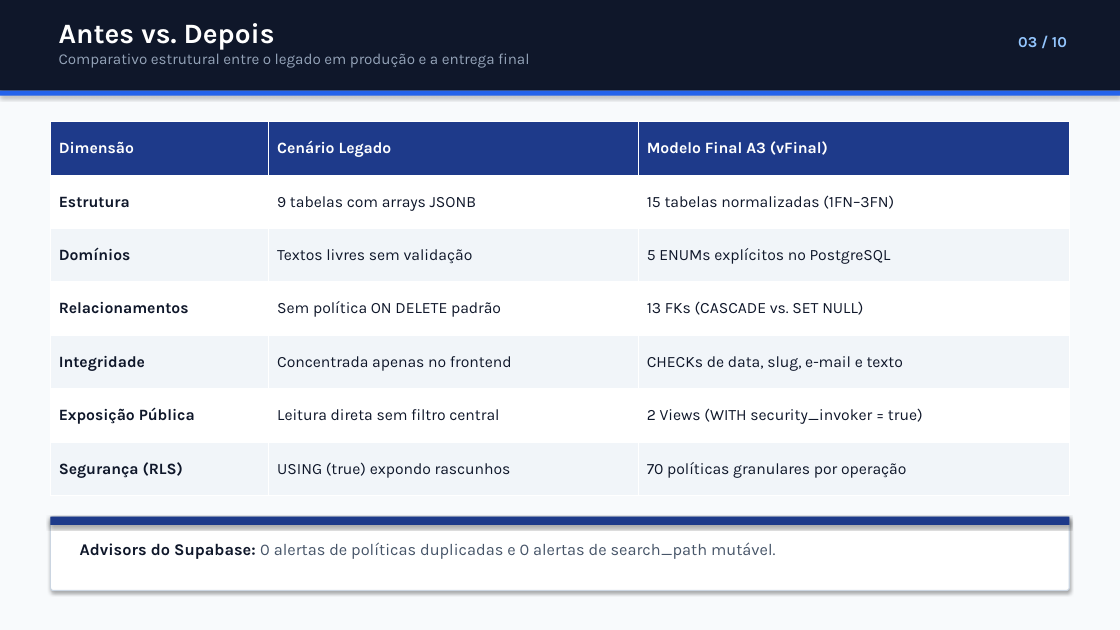
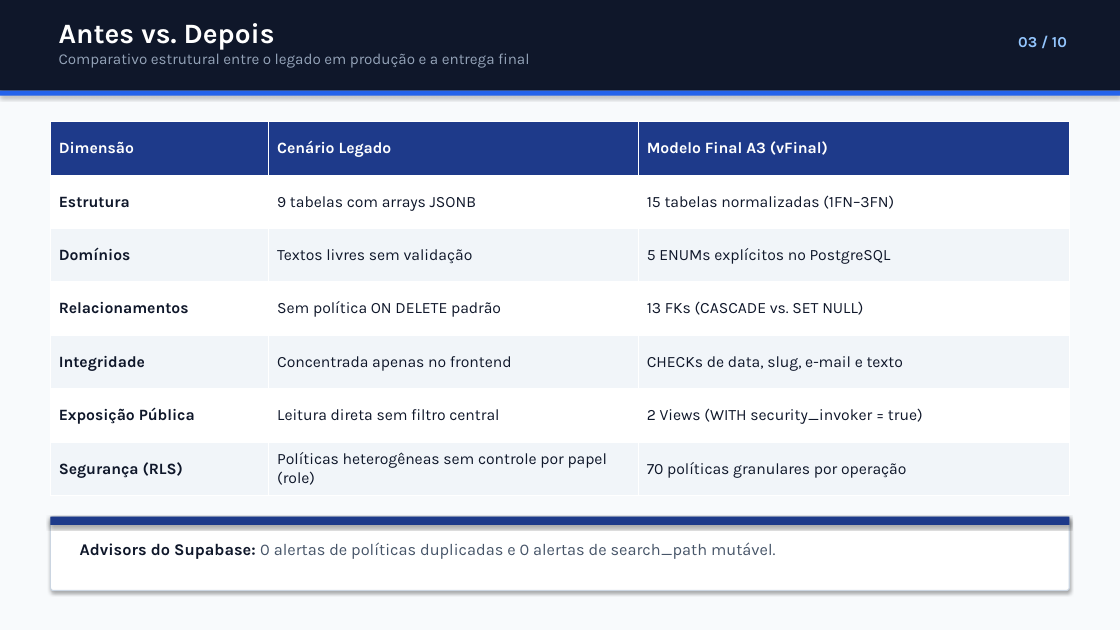
Before and after one commit to jefheee/a3-banco-dados-benonivio, a slide deck: slide 3 of 03_apresentacao/Apresentacao_A3_Portal_Escolar.pptx. Drawn at 1120x630 pixels with LibreOffice and Linux fonts; fonts in the diff are those of the drawing. Boxes give left, top, right and bottom in pixels: in the first picture for what was removed or moved away, otherwise in the second. Text is boxed around its words. In the diff, an @@ line names an element or a change of style, - is before the commit and + after.

```diff
--- a/03_apresentacao/Apresentacao_A3_Portal_Escolar.pptx
+++ b/03_apresentacao/Apresentacao_A3_Portal_Escolar.pptx
@@ table at (50,122,1070,496) @@
-row 7, column 2: USING (true) expondo rascunhos
+row 7, column 2: Políticas heterogêneas sem controle por papel (role)
```
Also in this commit, not shown: 1 other slide changed, 19 other files.
